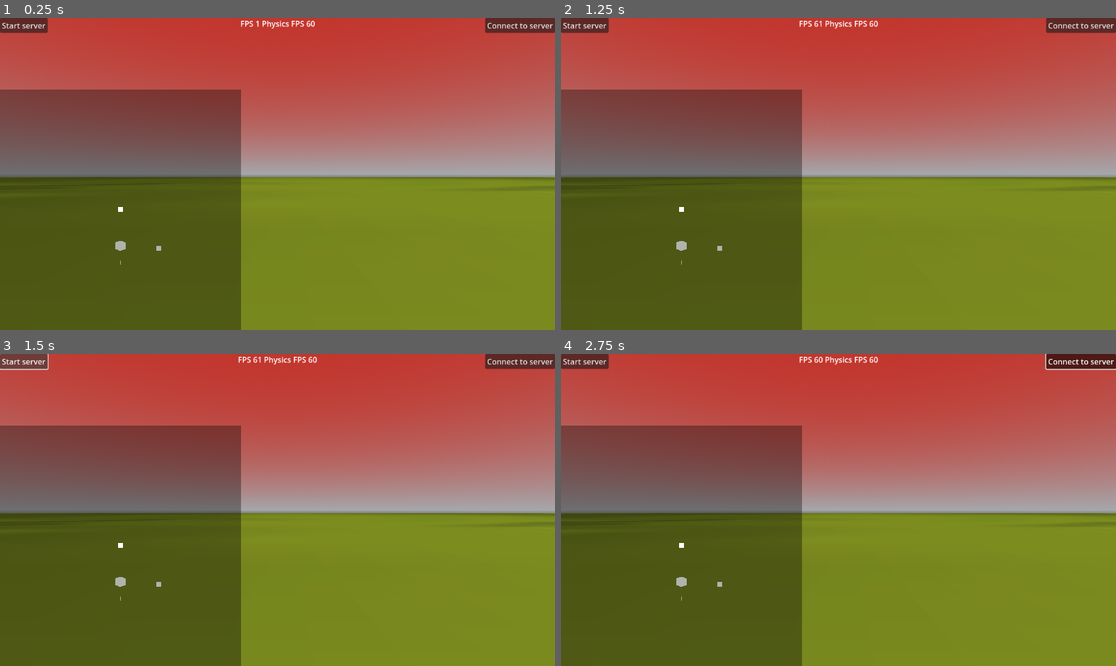
Above: before the commit, frames 1-4 (two rows, left to right).
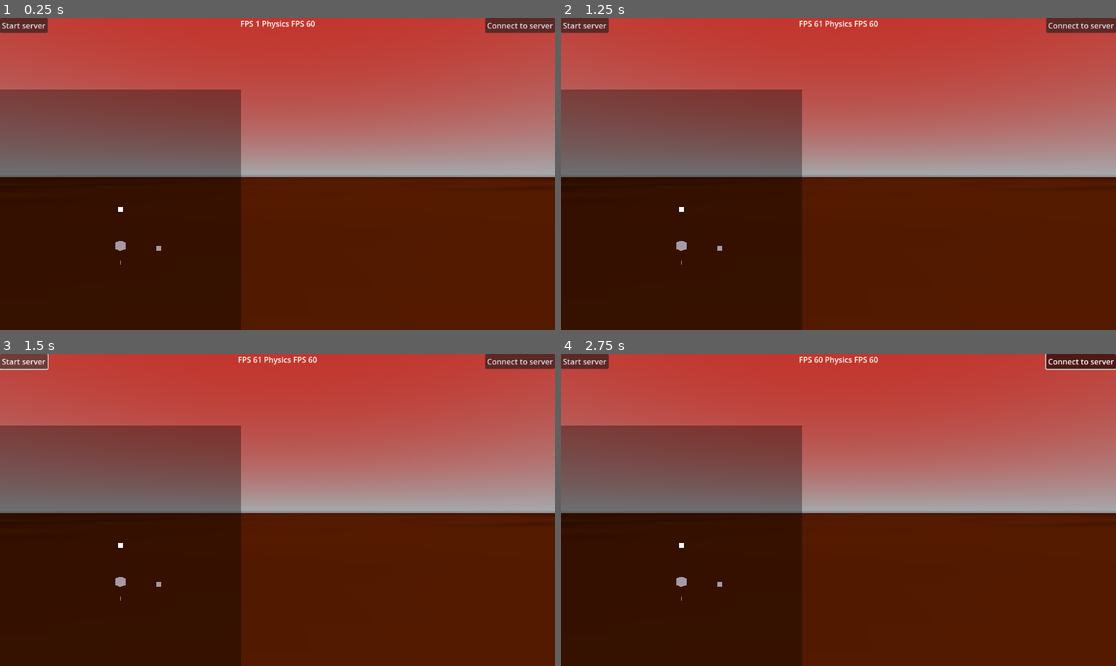
Above: after the commit, the same moments.

Repository: Gabooot/rebuild
Game: Godot game, scene res://game.tscn
Two runs of this game, one before a commit and one after it. Both use one fixed random seed, a clock stepped at 60 frames per second and the inputs below.
Inputs:
- Up to frame 1 (0.25 s): no input
- Up to frame 2 (1.25 s): tap Enter at 0.5 s; hold Right (turn_right) from 0.53 s (still down); tap I (spawn) at 0.6 s; tap Space (jump) at 0.77 s
- Up to frame 3 (1.5 s): release Right (turn_right) at 1.25 s; click "Start server" at 1.25 s
- Up to frame 4 (2.75 s): click "Connect to server" at 2 s

The runs differ from the first frame. In frame 1, 49% of the frame differs, in the area x 0-100%, y 51-100%; in frame 2, 49%; in frame 3, 49%; in frame 4, 49%.

Commit message:
Basic network prediction

Diff:
--- a/base.gd
+++ b/base.gd
@@ -1,4 +1,4 @@
-extends Node
+extends Node3D
 
 @export var RADAR_SCALE : int = 5
 # Called when the node enters the scene tree for the first time.
--- a/client.gd
+++ b/client.gd
@@ -3,6 +3,8 @@
 var udp = PacketPeerUDP.new()
 var is_connected = false
 @export var is_client = false
+
+var packet_number = 0.0
 func _ready():
 	if is_client:
 		udp.connect_to_host("127.0.0.1", 5194)
@@ -17,20 +19,23 @@
 
 func connect_to_server():
 	var data = %player/collision.velocity
-	data = [data[0], data[1], data[2], %player/collision.angular_velocity]
+	data = [data[0], data[1], data[2], %player/collision.angular_velocity, packet_number]
 	if !is_connected and is_client:
 		udp.put_packet(PackedFloat32Array(data).to_byte_array())
 	elif is_client:
 		udp.put_packet(PackedFloat32Array(data).to_byte_array())
 	if udp.get_available_packet_count() > 0:
 		print("Connected: %s" % udp.get_packet().to_float32_array())
-		%player/collision.global_position = Vector3(0, 0.5, 10)
+		%player/collision.global_position = Vector3(0, 0.5, 15)
 		is_connected = true
 
 func send_player_movement() -> void:
 	var data = %player/collision.input_velocity
-	data = [data[0], data[1], data[2], %player/collision.angular_velocity]
+	%player/collision.input_stream.append(data)
+	#print("Client input: ", data)
+	data = [data[0], data[1], data[2], %player/collision.angular_velocity, packet_number]
 	udp.put_packet(PackedFloat32Array(data).to_byte_array())
+	packet_number += 1.0
 
 
 func apply_server_update(delta) -> void:
--- a/game.tscn
+++ b/game.tscn
@@ -99,13 +99,12 @@
 
 [sub_resource type="Sky" id="Sky_sqbtf"]
 sky_material = SubResource("ProceduralSkyMaterial_yh5wh")
-radiance_size = 6
 
 [sub_resource type="Environment" id="Environment_7rpx0"]
 background_mode = 2
 sky = SubResource("Sky_sqbtf")
 
-[node name="game" type="Node"]
+[node name="game" type="Node3D"]
 script = ExtResource("1_gsxox")
 
 [node name="UDPserver" type="Node" parent="."]
@@ -132,6 +131,7 @@
 
 [node name="DirectionalLight3D" type="DirectionalLight3D" parent="."]
 transform = Transform3D(1, 0, 0, 0, -0.66262, 0.748956, 0, -0.748956, -0.66262, 0, 0, 0)
+visible = false
 
 [node name="teleporter" parent="." instance=ExtResource("7_jsc8d")]
 transform = Transform3D(1, 0, 0, 0, 1, 0, 0, 0, 1, 0, 2, 7)
--- a/player.gd
+++ b/player.gd
@@ -14,6 +14,7 @@
 var angular_velocity = 0
 var input_velocity = Vector3(0,0,0)
 var recent_server_data = Array()
+var input_stream = Array()
 var current_packet_number = 0
 
 func _process(delta):
@@ -22,12 +23,37 @@
 		shoot()
 
 func _physics_process(delta):
-	#rotate_object_local(Vector3.UP, 0.015)
-	#if not is_on_floor():
-		#self.axis_lock_linear_y = false
-		#input_velocity.y = -100
+	get_input(delta)
+	#print(input_stream)
+	var data = null
+	#print(self.position.z)
+	if len(self.recent_server_data) > 10:
+		data = self.recent_server_data[-1]
 
-	#self.axis_lock_linear_y = true
+		#self.velocity = data.velocity
+		if data.packet_number > current_packet_number:
+			current_packet_number = data.packet_number
+			self.global_position = data.origin
+			#print(range(current_packet_number, len(input_stream)))
+			for i in range(len(input_stream) - (len(input_stream) - current_packet_number + 2), len(input_stream)):
+				#print("Range: ", current_packet_number, ' ', len(input_stream))
+				self.velocity = input_stream[i]
+				move_and_slide()
+				if i == len(input_stream) - 1:
+					pass
+					#print('server position: ', data.origin)
+					#print("Updated position: ", self.position.z, " Packet #: ", current_packet_number, " Input: ", len(input_stream) - 1)
+		else:
+			#self.global_position = data.origin
+			#print(self.rotation)
+			self.velocity = input_stream[-1]
+			#print('Input velocity: ', self.velocity)
+			move_and_slide()
+			#print("no updates: ", self.position.z, " Input: ", len(input_stream))
+
+		self.rotate_object_local(Vector3.UP, data.angular_velocity*delta)
+
+func get_input(delta) -> void:
 	if Input.is_action_pressed("turn_right"):
 		angular_velocity = -TURN_SPEED
 	elif Input.is_action_pressed("turn_left"):
@@ -53,23 +79,6 @@
 		self.axis_lock_linear_y = false
 		input_velocity.y = JUMP_SPEED
 
-	var data = null
-	#print(self.position.z)
-	if len(self.recent_server_data) > 0:
-		data = self.recent_server_data[-1]
-
-		self.velocity = data.velocity
-		if data.packet_number > current_packet_number:
-			self.global_position = data.origin
-			current_packet_number = data.packet_number
-			move_and_slide()
-			print("update: ", self.position.z, " packet number: ", current_packet_number)
-		else:
-			#print(self.rotation)
-			move_and_slide()
-			print("no updates: ", self.position.z, " packet number: ", current_packet_number)
-		self.rotate_object_local(Vector3.UP, data.angular_velocity*delta)
-
 func shoot():
 	var bullet = preload("res://bullet.tscn")
 	var shot = bullet.instantiate()
--- a/server.gd
+++ b/server.gd
@@ -23,7 +23,7 @@
 		peer.put_packet(packet)
 
 		peers.append(peer)
-		game.spawn(Vector3(0, 0.5, 10), num_players)
+		game.spawn(Vector3(0, 0.5, 13), num_players)
 		num_players = len(peers)
 	send_positions()
 	update_positions()
@@ -38,7 +38,6 @@
 	for i in range(0, peers.size()):
 		var tank = game.get_node(str(i) + "/tank")
 		for j in range(0, peers[i].get_available_packet_count()):
-			packet_number += 1.0
 			var data = Array(peers[i].get_packet().to_float32_array())
 			if data:
 				tank.velocity.x = data[0]
@@ -46,23 +45,22 @@
 				if data[1] == 8:
 					tank.velocity.y = data[1]
 				tank.angular_velocity = data[3]
+				#packet_number += 1
 
 
 func send_positions() -> void:
 	for i in range(0, peers.size()):
 		var tank = game.get_node(str(i) + "/tank")
 		var quaternion = tank.global_transform.basis.get_rotation_quaternion()
-		var origin = tank.global_transform.origin
+		var origin = tank.global_transform.origin + Vector3(0,0,3)
 		var velocity = tank.velocity
 		var angular_velocity = tank.angular_velocity
+		#print("server z value: ", origin.z)
 		#print("server origin: ", origin, " server quaternion: ", quaternion)
-		#print("quat to basis: ", Basis(quaternion))
-		#var position = game.get_node(str(i) + "/tank").global_position
-		#var rotation = game.get_node(str(i) + "/tank").rotation
 		#print(game.get_node(str(i) + "/tank").transform.basis.x.x)
 		var data = PackedFloat32Array([quaternion.x, quaternion.y, quaternion.z, quaternion.w,\
 			origin.x, origin.y, origin.z, velocity.x, velocity.y, velocity.z,\
 			angular_velocity, packet_number]).to_byte_array()
 		#print("server data: ", Array(data.to_float32_array()), " Server quat: ", quaternion)
-		#packet_number += 1.0
+		packet_number += 1.0
 		peers[i].put_packet(data)
Not shown: 2 places in bullet.tscn that only renumber resources
Not shown: 2 places in tank.tscn that only renumber resources
